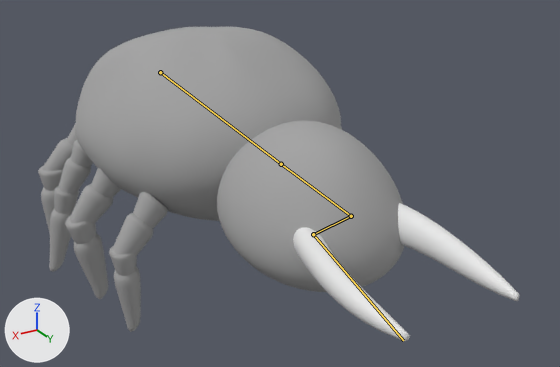
The Blender file DustMiteLegs.blend as it was, and as the next commit left it.
Before and after are seen from a camera (50 mm lens) standing at (3.38, 7.49, 2.89) and looking at (-0.11, 1.68, -0.01). The axes (+X, +Y, +Z) are drawn at lower left. The lights are the same throughout. The picture after the commit comes second. Both versions are drawn at frame 56 of the action 'ArmatureAction.002'; the numbers are the values there. The bones that bend it are drawn over the model as lines.

Names of what the first picture shows: 'Body', 'Cylinder', 'Head', 'Leg1.R', 'Leg2.R', 'Leg3.R', 'Leg4.R'.
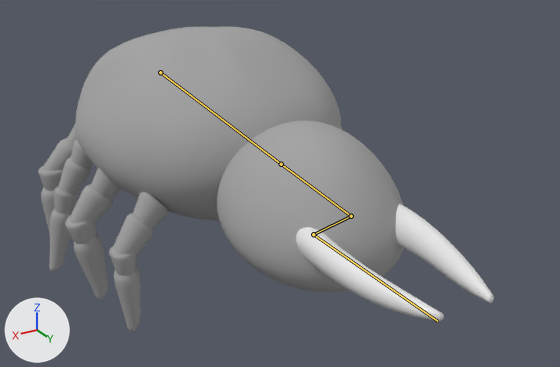
Pixel boxes [x1, y1, x2, y2] of what changed, in the pictures (560 x 367 px):
'Cylinder', posed (12% narrower, 15% shorter)
    before: [293, 203, 519, 341]
    after: [296, 204, 494, 321]
bone 'Bone.003', root to tip
    before: (313, 234) to (403, 340)
    after: (313, 234) to (437, 321)

The edits, one by one:
Bone 'Bone.003' (bone_bone_003) turns from (0, 0, -19) to (0, 0, -8) degrees about its own x, y and z.
